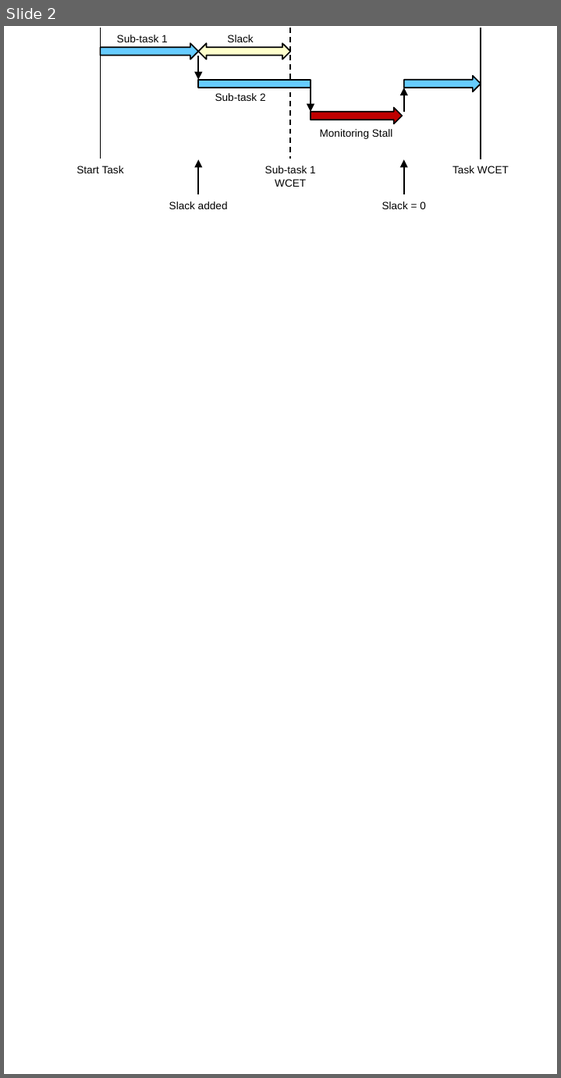
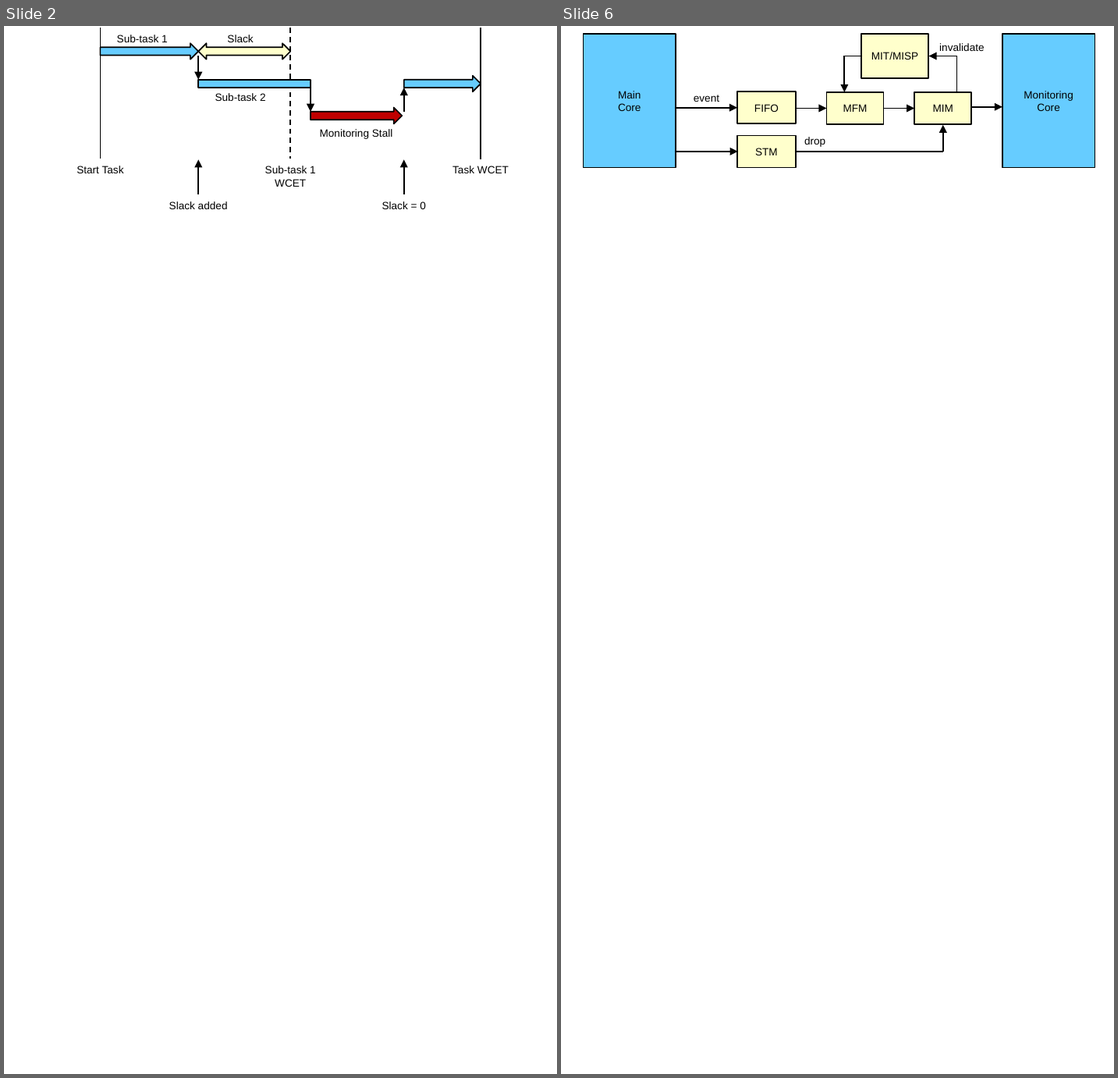
Before and after one commit to dl575/lo_thesis, a slide deck: monitoring_hard_drop/figs_src/diagrams-wide.pptx. Shown side by side, each under a label of ours: slide 2 before the commit, slides 2 and 6 after it; the slides between them are not shown. The pictures are 561x1078 and 1118x1078 pixels, drawn with LibreOffice and Linux fonts; fonts in the diff are those of the drawing. Boxes give left, top, right and bottom in pixels: in the first picture for what was removed or moved away, otherwise in the second. Text is boxed around its words. In the diff, an @@ line names an element or a change of style, - is before the commit and + after.

Commit message:
[monitoring_hard_drop] Update figures.

```diff
--- a/monitoring_hard_drop/figs_src/diagrams-wide.pptx
+++ b/monitoring_hard_drop/figs_src/diagrams-wide.pptx
@@ slide 6 added at (x1=561, y1=26, x2=1114, y2=1074), background #FFFFFF @@
@@ rectangle added at (x1=583, y1=34, x2=676, y2=167), fill #66CCFF, outline #000000 1 pt, 8 pt, text #000000 @@
+Main
+Core
@@ rectangle added at (x1=861, y1=34, x2=929, y2=77), fill #FFFFCC, outline #000000 1 pt, 8 pt, text #000000 @@
+MIT/MISP
@@ text added at (x1=939, y1=43, x2=984, y2=51), 8 pt, text #000000 @@
+invalidate
@@ rectangle added at (x1=1002, y1=34, x2=1095, y2=167), fill #66CCFF, outline #000000 1 pt, 8 pt, text #000000 @@
+Monitoring Core
@@ arrow added from (844, 56) to (844, 93), #000000 1 pt @@
@@ line added from (862, 56) to (844, 56), #000000 1 pt @@
@@ arrow added from (958, 56) to (929, 56), #000000 1 pt @@
@@ line added from (956, 56) to (956, 92), #000000 1 pt @@
@@ text added at (x1=694, y1=95, x2=719, y2=102), 8 pt, text #000000 @@
+event
@@ rectangle added at (x1=737, y1=92, x2=796, y2=124), fill #FFFFCC, outline #000000 1 pt, 8 pt, text #000000 @@
+FIFO
@@ rectangle added at (x1=827, y1=93, x2=884, y2=125), fill #FFFFCC, outline #000000 1 pt, 8 pt, text #000000 @@
+MFM
@@ rectangle added at (x1=915, y1=93, x2=972, y2=125), fill #FFFFCC, outline #000000 1 pt, 8 pt, text #000000 @@
+MIM
@@ arrow added from (676, 108) to (737, 108), #000000 1 pt @@
@@ arrow added from (796, 108) to (827, 108), #000000 1 pt @@
@@ arrow added from (883, 108) to (915, 108), #000000 1 pt @@
@@ arrow added from (972, 107) to (1002, 107), #000000 1 pt @@
@@ rectangle added at (x1=737, y1=136, x2=796, y2=168), fill #FFFFCC, outline #000000 1 pt, 8 pt, text #000000 @@
+STM
@@ text added at (x1=804, y1=137, x2=825, y2=147), 8 pt, text #000000 @@
+drop
@@ arrow added from (943, 152) to (943, 125), #000000 1 pt @@
@@ arrow added from (676, 152) to (737, 152), #000000 1 pt @@
@@ line added from (943, 152) to (796, 152), #000000 1 pt @@
```
Also in this commit, not shown: 3 other slides added, 10 other files.
